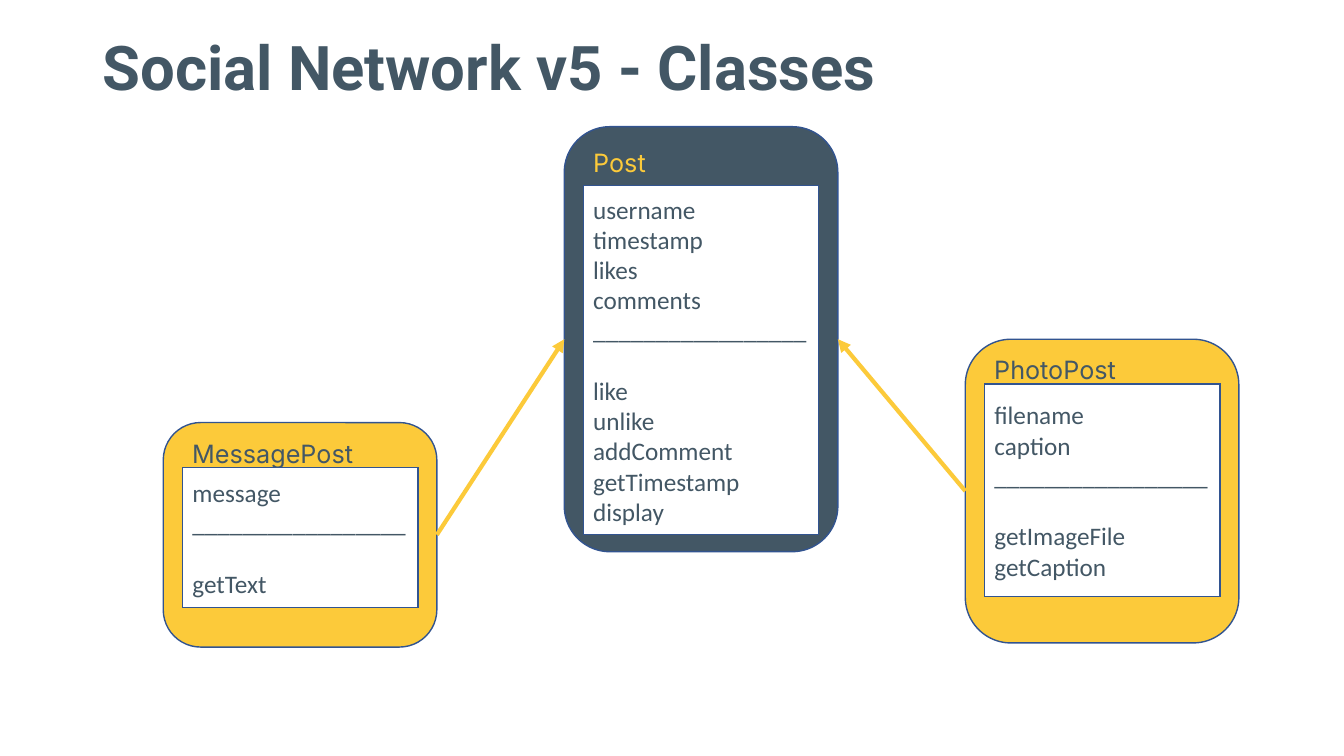
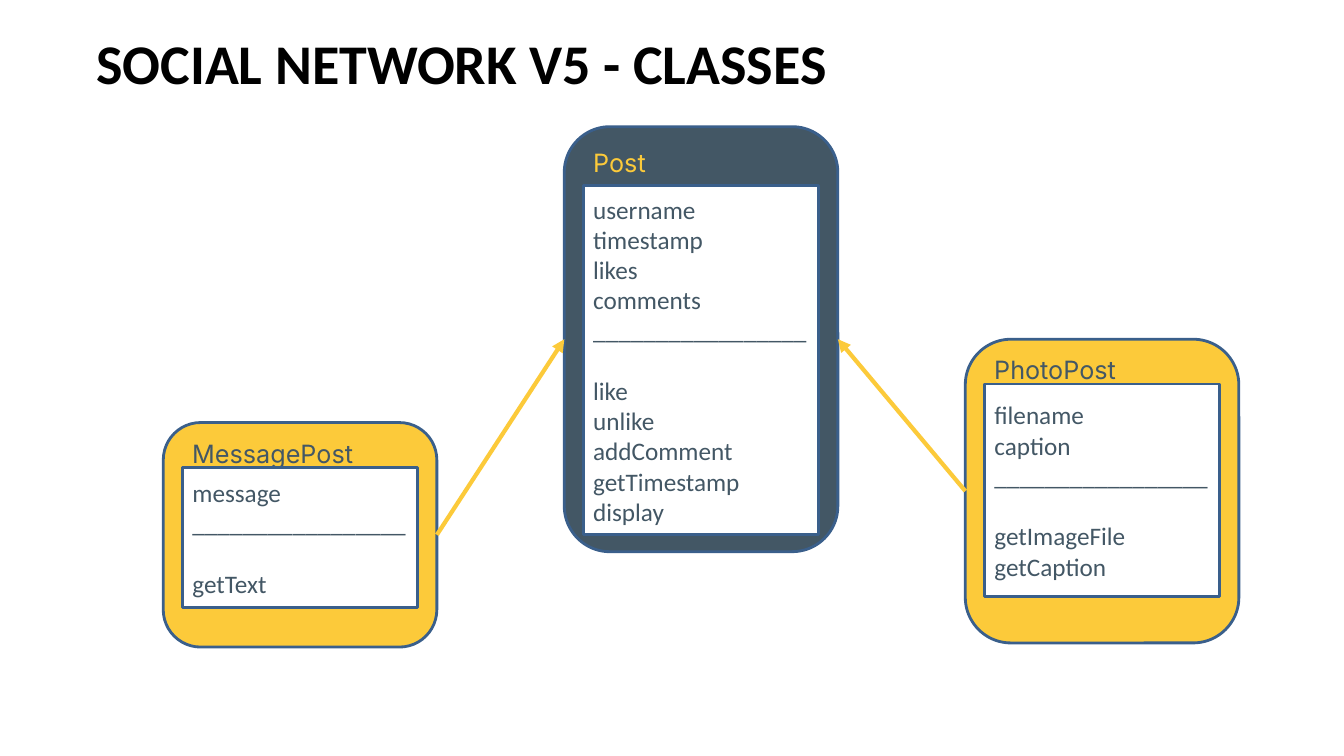
Before and after one commit to Programming-Fundamentals-SETU/prog-fund-2-jan-26, a slide deck: slide 11 of topic08-inheritance/unit-08a-lectures/talk-3-inheritance-v2/a-inheritance-v2.pptx. Drawn at 1344x756 pixels with LibreOffice and Linux fonts; fonts in the diff are those of the drawing. Boxes give left, top, right and bottom in pixels: in the first picture for what was removed or moved away, otherwise in the second. Text is boxed around its words. In the diff, an @@ line names an element or a change of style, - is before the commit and + after.

```diff
--- a/topic08-inheritance/unit-08a-lectures/talk-3-inheritance-v2/a-inheritance-v2.pptx
+++ b/topic08-inheritance/unit-08a-lectures/talk-3-inheritance-v2/a-inheritance-v2.pptx
@@ title "SOCIAL NETWORK V5 - CLASSES" at box(96, 47, 826, 85): vertical alignment bottom to top @@
@@ title at box(96, 47, 826, 85): text changed; size 44 to 40 pt; font Roboto to Calibri; text colour #435765 to #000000 @@
-Social Network v5 - Classes
+SOCIAL NETWORK V5 - CLASSES
@@ rounded rectangle at box(565, 127, 838, 553): outline #325491 1 pt to #3A5F8C 2 pt @@
```
Also in this commit, not shown: 17 other slides changed, 10 other files.
